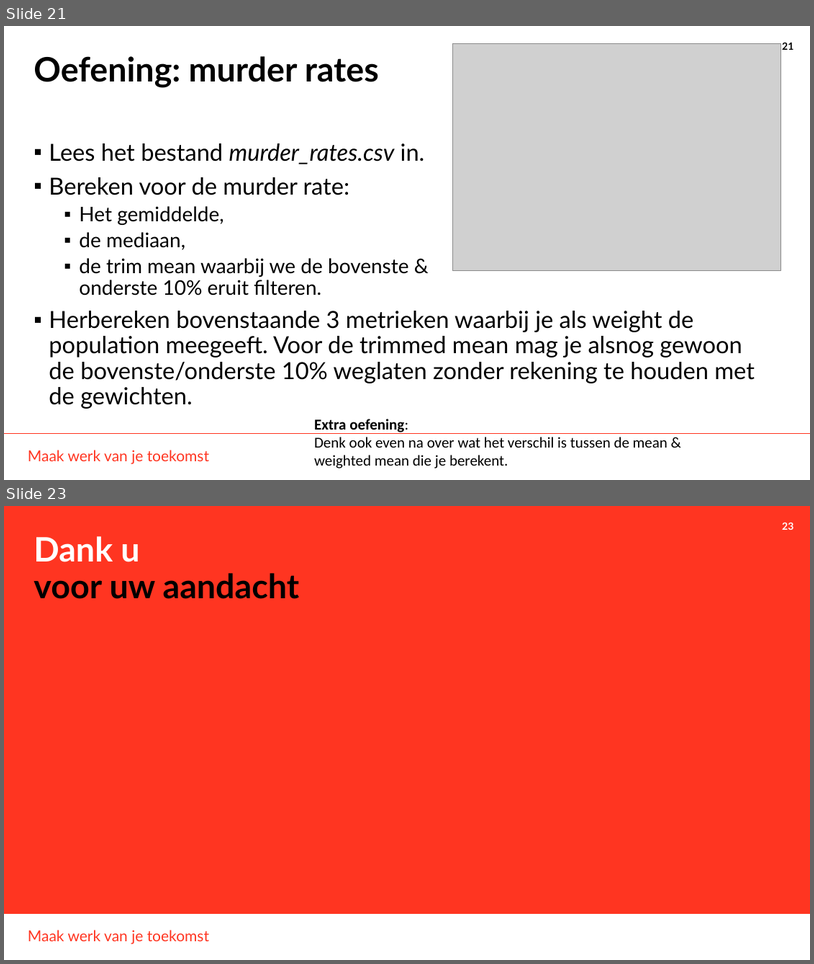
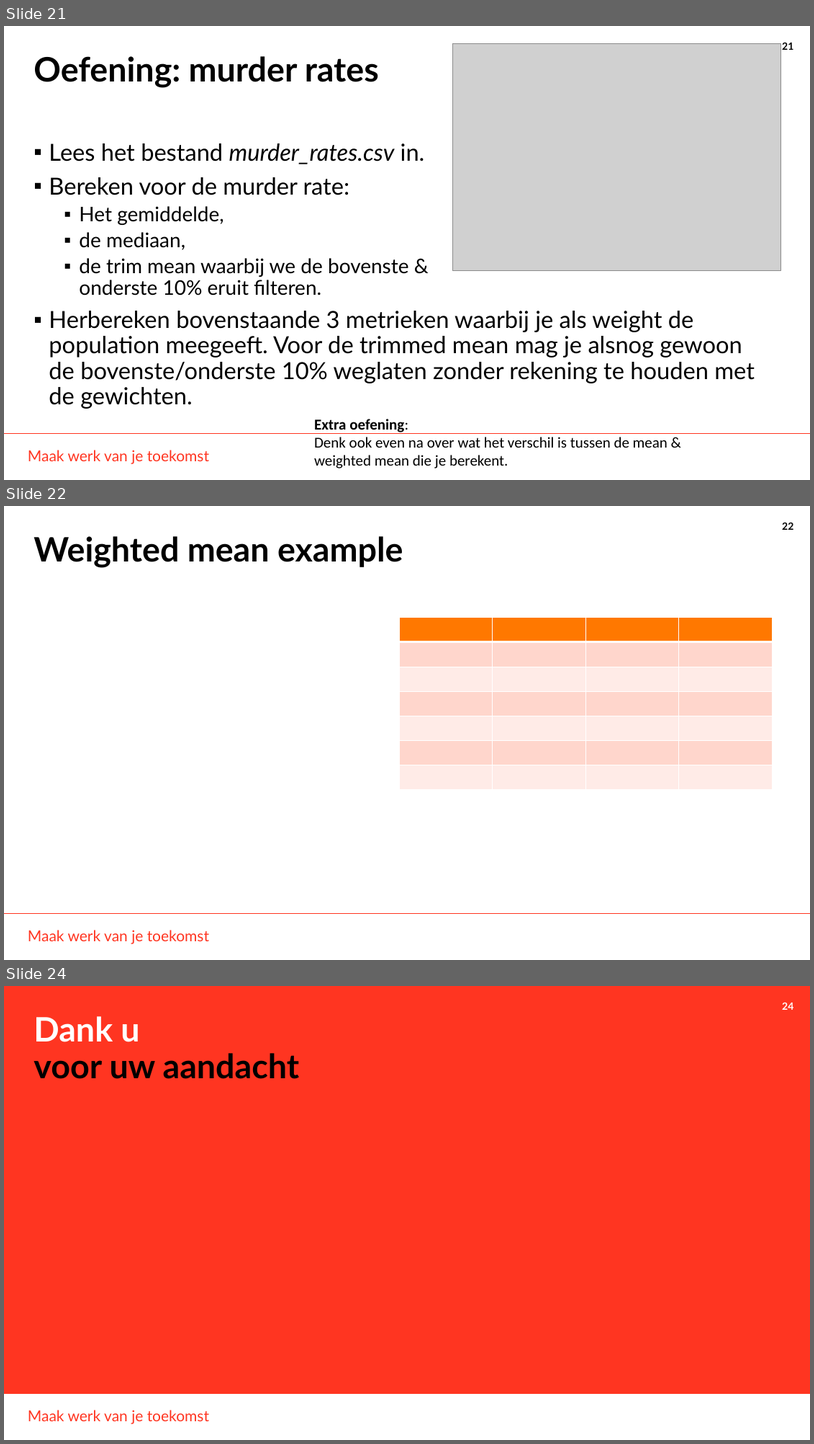
Before and after one commit to THellemans/data-science-syntra-ab, a slide deck: 06 statistiek/02 Middelpunten schatten/02 Middelpunten schatten.pptx. Shown one above the other, each under a label of ours: slides 21 and 23 before the commit, slides 21, 22 and 24 after it; the slides between them are not shown. The pictures are 814x964 and 814x1444 pixels, drawn with LibreOffice and Linux fonts; fonts in the diff are those of the drawing; grey boxes stand for pictures; background and template pictures are left out. Boxes give left, top, right and bottom in pixels: in the first picture for what was removed or moved away, otherwise in the second. Text is boxed around its words. In the diff, an @@ line names an element or a change of style, - is before the commit and + after.

Commit message:
Corrected computation of weighted median

```diff
--- a/06 statistiek/02 Middelpunten schatten/02 Middelpunten schatten.pptx
+++ b/06 statistiek/02 Middelpunten schatten/02 Middelpunten schatten.pptx
@@ slide 22 added at (4, 506, 810, 960), background #FFFFFF; not listed: 3 template elements that a slide beside it also shows @@
@@ title added at (34, 536, 404, 568), 40 pt, text #000000, bold @@
+Weighted mean example
@@ table added at (399, 618, 772, 789), 7 rows, 4 columns @@
+ |  |  | 
+ |  |  | 
+ |  |  | 
+ |  |  | 
+ |  |  | 
+ |  |  | 
+ |  |  | 
@@ what was slide 23 is now slide 24 @@
@@ page number at (782, 1003, 794, 1010): text changed @@
-23
+24
```
Also in this commit, not shown: 1 slide changed, 2 other files.
